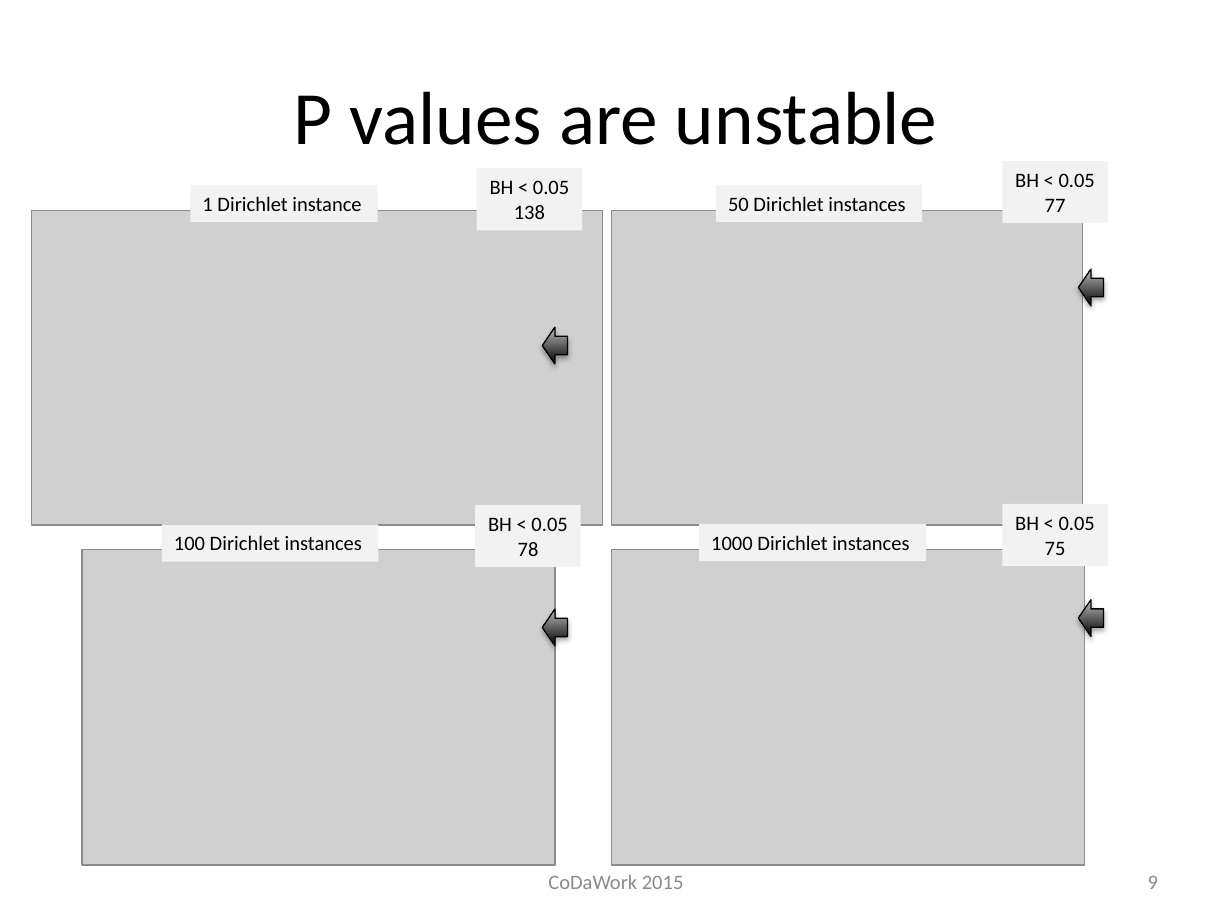
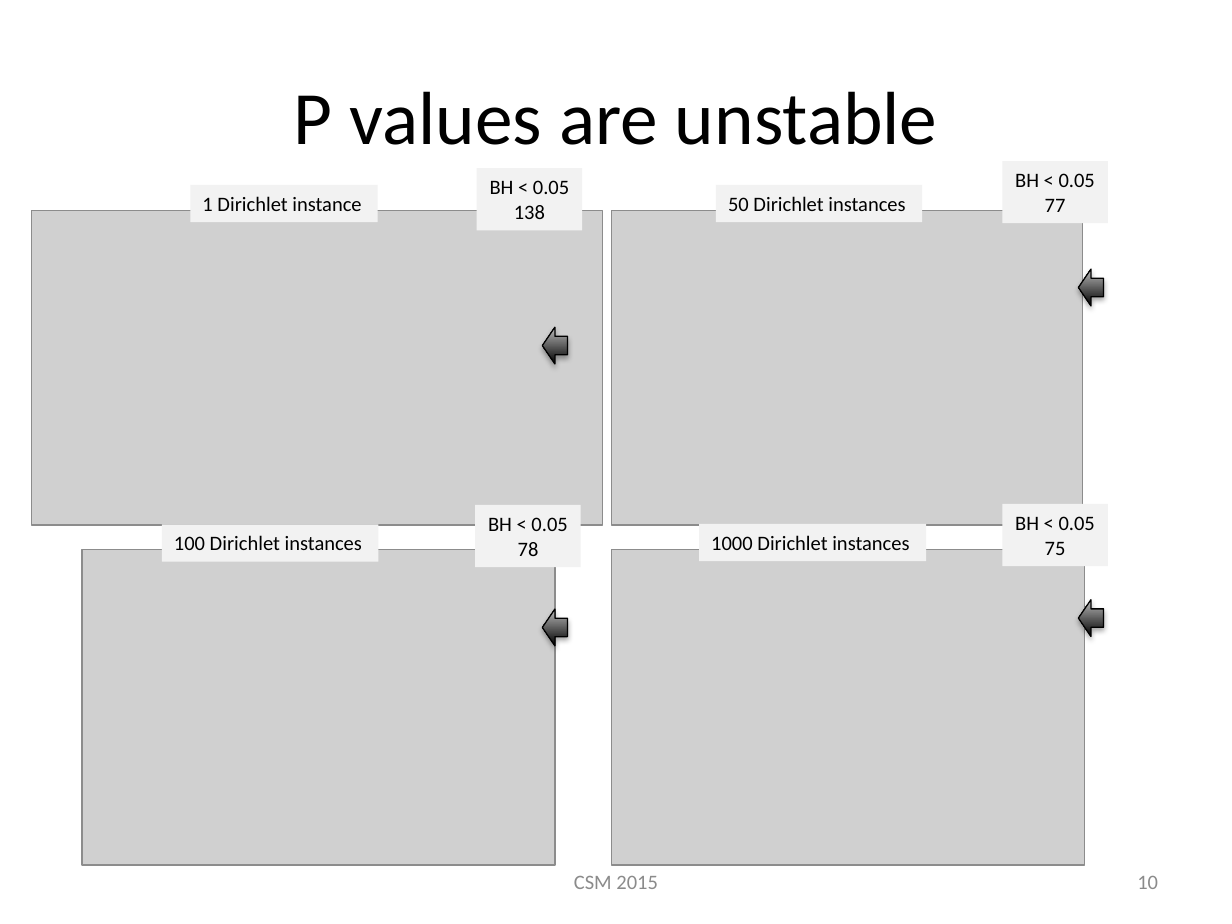
Before and after one commit to ggloor/compositions, a slide deck: slide 10 of CSM_2015_r.pptx (slide 9 before the commit). Drawn at 1232x924 pixels with LibreOffice and Linux fonts; fonts in the diff are those of the drawing; grey boxes stand for pictures. Boxes give left, top, right and bottom in pixels: in the first picture for what was removed or moved away, otherwise in the second. Text is boxed around its words. In the diff, an @@ line names an element or a change of style, - is before the commit and + after.

```diff
--- a/CSM_2015_r.pptx
+++ b/CSM_2015_r.pptx
@@ text at box(574, 876, 658, 889): text changed @@
-CoDaWork 2015
+CSM 2015
@@ page number at box(1137, 876, 1158, 889): text changed @@
-9
+10
```
Also in this commit, not shown: 10 other slides changed, 1 slide added, 1 slide removed.
